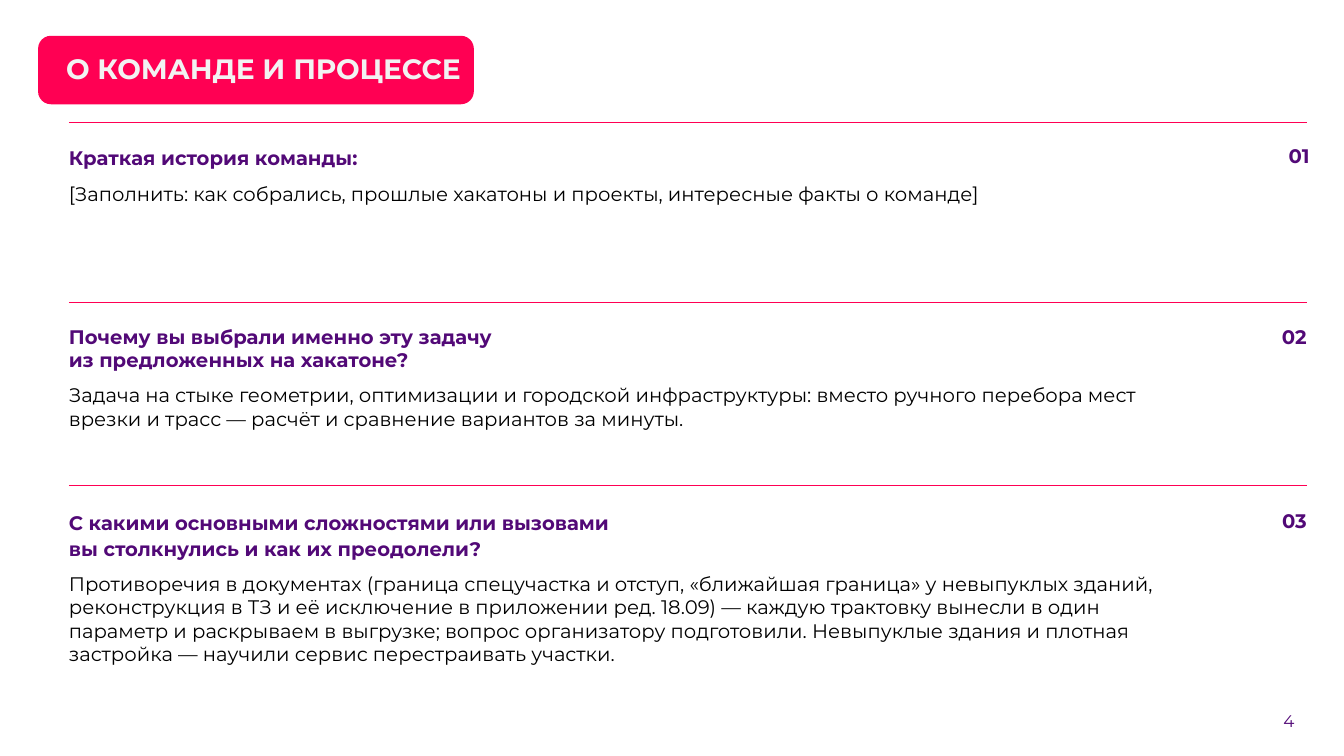
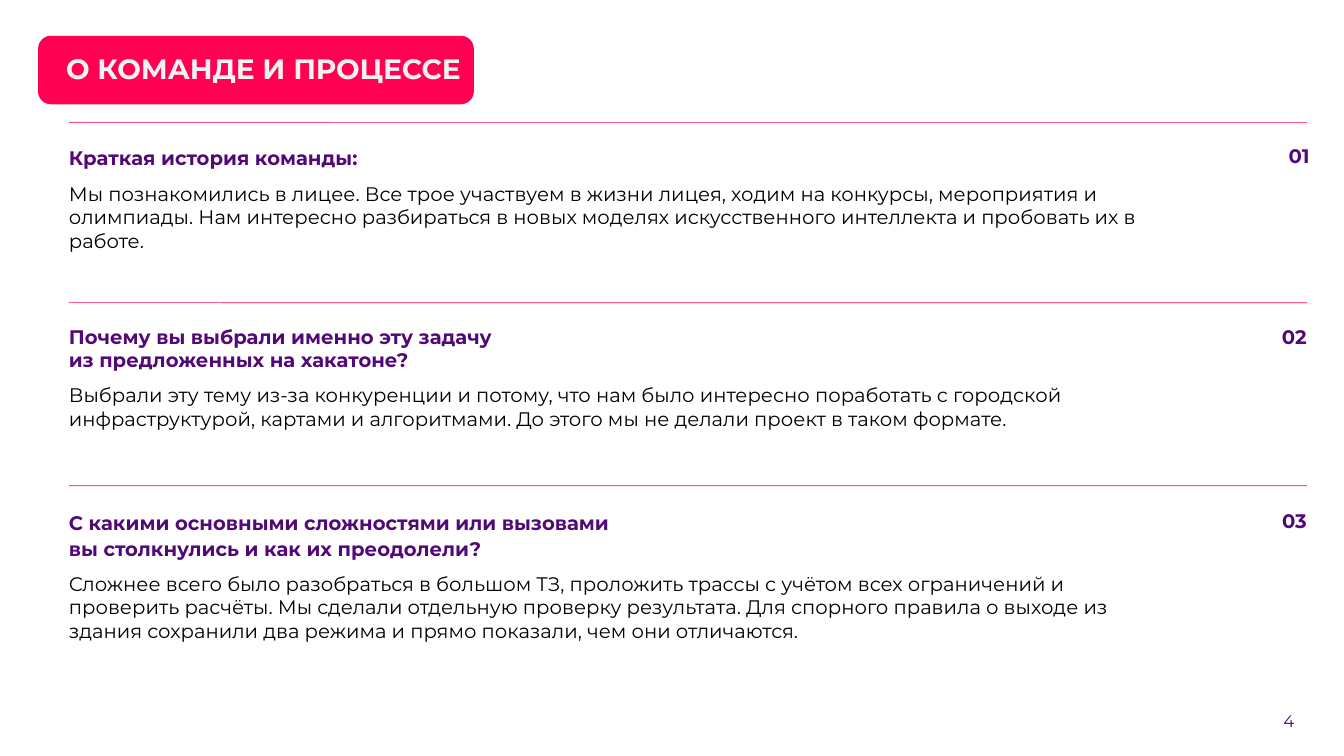
Before and after one commit to Wpresser/LCT-Elades-Heatnet, a slide deck: slide 4 of presentation/LCT_Task2_final_presentation.pptx. Drawn at 1344x756 pixels with LibreOffice and Linux fonts; fonts in the diff are those of the drawing; background and template pictures are left out. Boxes give left, top, right and bottom in pixels: in the first picture for what was removed or moved away, otherwise in the second. Text is boxed around its words. In the diff, an @@ line names an element or a change of style, - is before the commit and + after.

```diff
--- a/presentation/LCT_Task2_final_presentation.pptx
+++ b/presentation/LCT_Task2_final_presentation.pptx
@@ text at (69,187,1136,252): text changed @@
-[Заполнить: как собрались, прошлые хакатоны и проекты, интересные факты о команде]
+Мы познакомились в лицее. Все трое участвуем в жизни лицея, ходим на конкурсы, мероприятия и олимпиады. Нам интересно разбираться в новых моделях искусственного интеллекта и пробовать их в работе.
@@ text at (69,387,1061,430): text changed @@
-Задача на стыке геометрии, оптимизации и городской инфраструктуры: вместо ручного перебора мест врезки и трасс — расчёт и сравнение вариантов за минуты.
+Выбрали эту тему из-за конкуренции и потому, что нам было интересно поработать с городской инфраструктурой, картами и алгоритмами. До этого мы не делали проект в таком формате.
@@ text at (69,576,1108,642): text changed @@
-Противоречия в документах (граница спецучастка и отступ, «ближайшая граница» у невыпуклых зданий, реконструкция в ТЗ и её исключение в приложении ред. 18.09) — каждую трактовку вынесли в один параметр и раскрываем в выгрузке; вопрос организатору подготовили. Невыпуклые здания и плотная застройка — научили сервис перестраивать участки.
+Сложнее всего было разобраться в большом ТЗ, проложить трассы с учётом всех ограничений и проверить расчёты. Мы сделали отдельную проверку результата. Для спорного правила о выходе из здания сохранили два режима и прямо показали, чем они отличаются.
```
Also in this commit, not shown: 4 other slides changed, 1 slide added, 1 slide removed, 4 other files.
